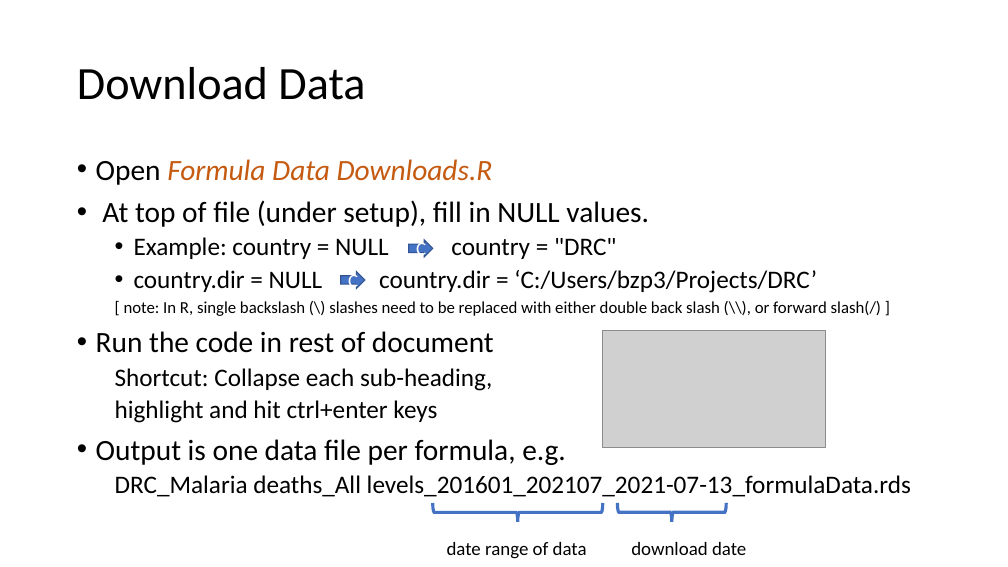
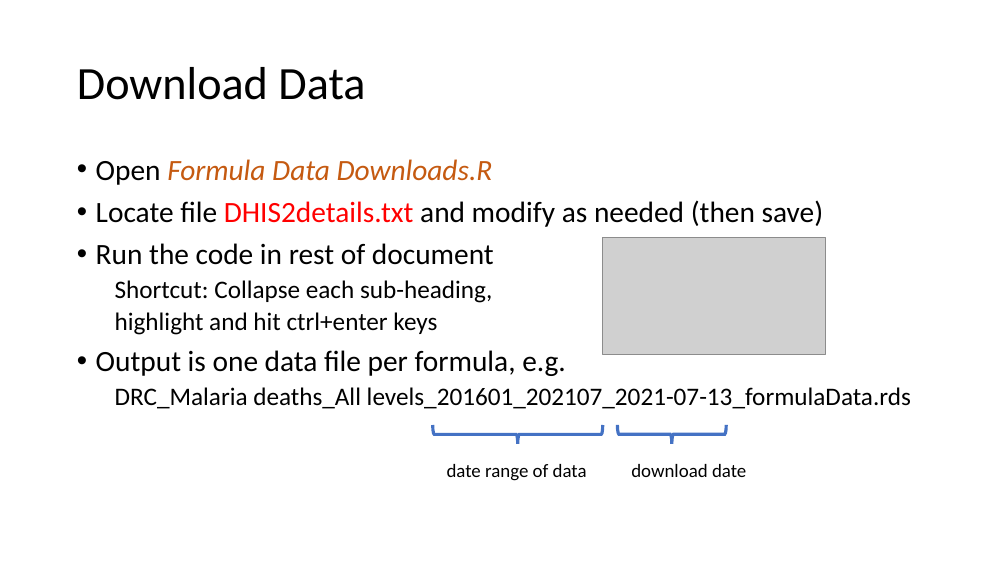
Before and after one commit to jpainter/dataTime, a slide deck: slide 9 of Impact Evaluation with Routine Facility Data.pptx. Drawn at 1008x567 pixels with LibreOffice and Linux fonts; fonts in the diff are those of the drawing; grey boxes stand for pictures. Boxes give left, top, right and bottom in pixels: in the first picture for what was removed or moved away, otherwise in the second. Text is boxed around its words. In the diff, an @@ line names an element or a change of style, - is before the commit and + after.

Commit message:
text file with credentials. resolved file conflicts in formula data downloads.

```diff
--- a/Impact Evaluation with Routine Facility Data.pptx
+++ b/Impact Evaluation with Routine Facility Data.pptx
@@ text at (96,200,824,227): text changed; size 16 to 28 pt @@
-• At top of file (under setup), fill in NULL values.
-  • Example: country = NULL country = "DRC"
-  • country.dir = NULL country.dir = ‘C:/Users/bzp3/Projects/DRC’
-  [ note: In R, single backslash (\) slashes need to be replaced with either double back slash (\\), or forward slash(/) ]
+• Locate file DHIS2details.txt and modify as needed (then save)
@@ picture: place and size @@
-picture at (603,331,825,448)
+picture at (603,237,825,355)
@@ right arrow removed at (408,240,433,256) @@
-C
@@ right arrow removed at (341,271,365,288) @@
-C
@@ 2 texts, 2 right braces: place and size @@
-2 texts, 2 right braces at (433,503,746,559)
+2 texts, 2 right braces at (433,425,746,481)
```
Also in this commit, not shown: 4 other files.
